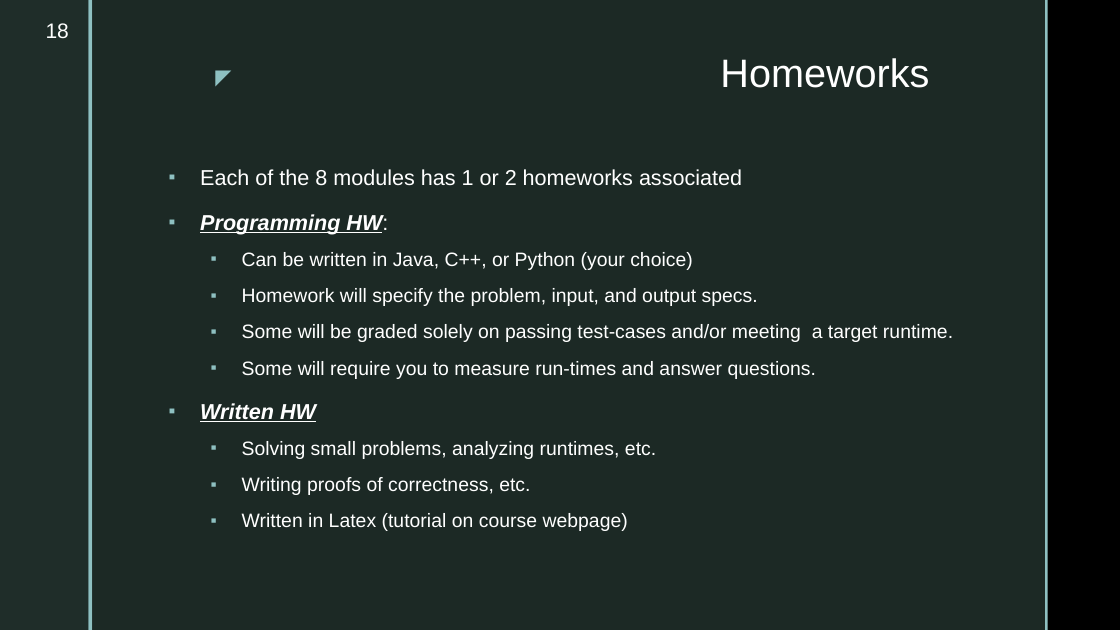
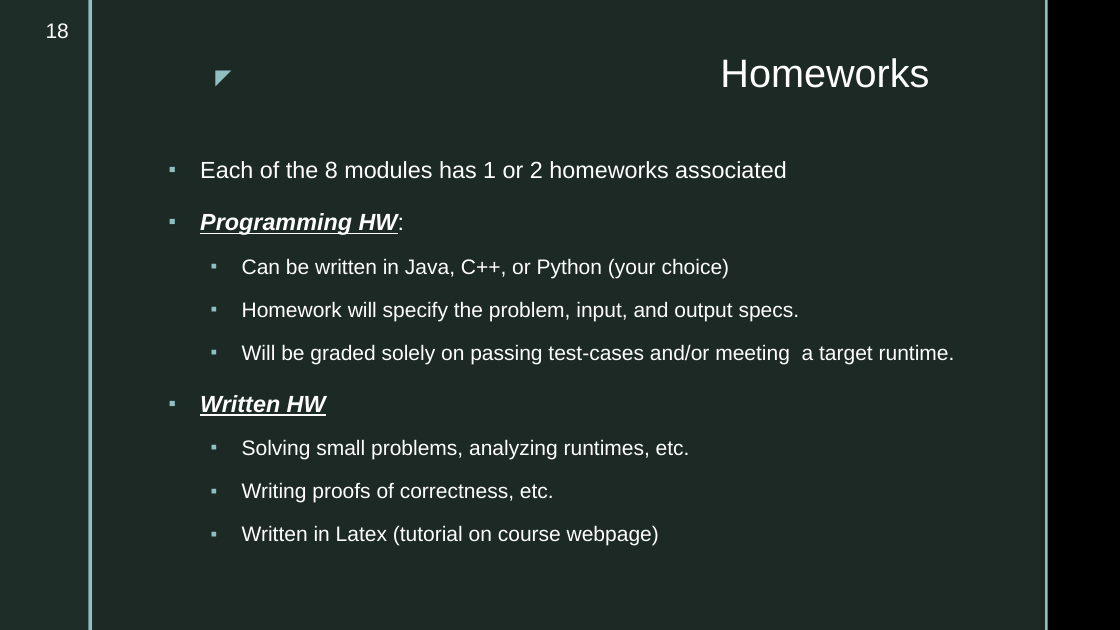
Before and after one commit to markfloryan/dsa2, a slide deck: slide 18 of slides/courseintroduction.pptx. Drawn at 1120x630 pixels with LibreOffice and Linux fonts; fonts in the diff are those of the drawing; background and template pictures are left out. Boxes give left, top, right and bottom in pixels: in the first picture for what was removed or moved away, otherwise in the second. Text is boxed around its words. In the diff, an @@ line names an element or a change of style, - is before the commit and + after.

```diff
--- a/slides/courseintroduction.pptx
+++ b/slides/courseintroduction.pptx
@@ text at bbox=[200, 161, 800, 546]: size 18.5 to 20 pt in "Each of the 8 modules has 1 ...", "Programming HW:", "Written HW"; size 16.6 to 18 pt in "Can be written in Java, C++, or ...", "Homework will specify the problem, input, and ...", "Solving small problems, analyzing runtimes, etc.", "Writing proofs of correctness, etc." and 1 more places; line spacing 1 to 1.2 @@
@@ text at bbox=[242, 344, 955, 364]: text changed; size 16.6 to 18 pt @@
-  ▪ Some will be graded solely on passing test-cases and/or meeting a target runtime.
-  ▪ Some will require you to measure run-times and answer questions.
+  ▪ Will be graded solely on passing test-cases and/or meeting a target runtime.
```
Also in this commit, not shown: 5 other slides changed, 1 other file.
